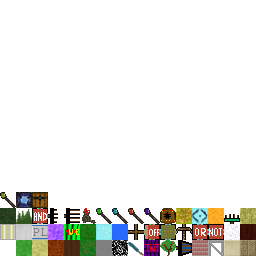
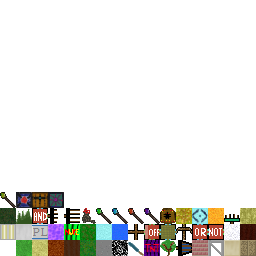
Revision of a layered 256×256 image; what changed, layer by layer:
painted on "ItemTextures.png" over (x1=20, y1=192, x2=64, y2=208)
